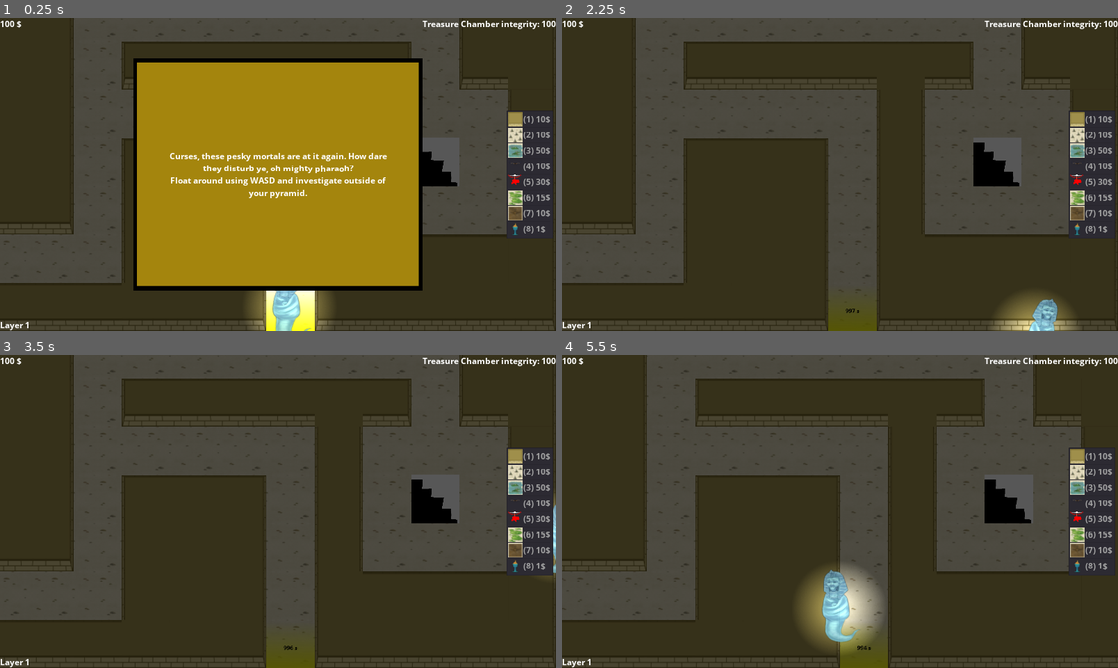
Above: before the commit, frames 1-4 (two rows, left to right).
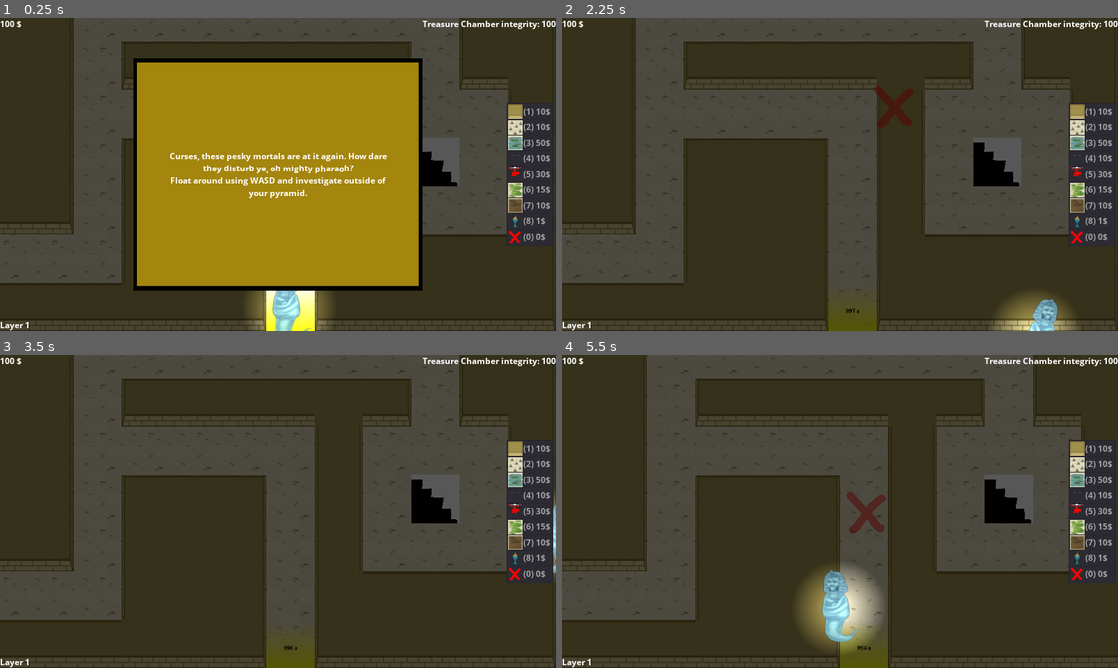
Above: after the commit, the same moments.

Repository: Solid-Squid-Contingent/LD-48
Game: Godot game, scene res://scenes/Game.tscn
The game is run twice, just before and just after one commit, with the same random seed, the same clock (stepped at 60 frames per second) and the same inputs.
Inputs (mouse positions are in pixels of both pictures, inside the frame that each line leads up to):
- Up to frame 1 (0.25 s): no input
- Up to frame 2 (2.25 s): tap Enter at 0.5 s; move the mouse to (962, 158) at 0.52 s; press the mouse at (962, 158) at 0.53 s; hold D (right) 0.53-1.28 s; right-click (962, 158) at 0.8 s; move the mouse to (728, 190) at 1.27 s; release the mouse at (728, 190) at 1.28 s; hold S (down) 1.28-2.03 s; right-click (728, 190) at 1.35 s; click (728, 190) at 1.42 s; tap 0 at 1.55, 2.1 s; tap Space at 2 s; move the mouse to (895, 105) at 2.02 s; hold D (right) from 2.03 s (still down); click (895, 105) at 2.17 s
- Up to frame 3 (3.5 s): tap 1 at 2.3, 2.85 s; move the mouse to (250, 574) at 2.77 s; release D (right) at 2.78 s; hold W (up) from 2.78 s (still down); click (250, 574) at 2.92 s; tap 9 at 3.05 s
- Up to frame 4 (5.5 s): move the mouse to (1006, 558) at 3.52 s; release W (up) at 3.53 s; press the mouse at (1006, 558) at 3.53 s; hold A (left) 3.53-5.03 s; tap 9 at 3.6 s; move the mouse to (673, 464) at 4.27 s; release the mouse at (673, 464) at 4.28 s; click (673, 464) at 4.35 s; right-click (673, 464) at 4.55 s; move the mouse to (867, 511) at 5.02 s; hold S (down) from 5.03 s (still down); hold Right mouse button (interact) from 5.03 s (still down); click (867, 511) at 5.17 s; tap 0 at 5.3 s

The runs differ from the first frame. In frame 1, 1.6% of the frame differs, in the area x 91-100%, y 27-73%; in frame 2, 2.0%; in frame 3, 1.7%; in frame 4, 2.1%, in the area x 51-99%, y 27-73%.

Commit message:
Stuff

Diff:
--- a/scenes/Game.tscn
+++ b/scenes/Game.tscn
@@ -1,21 +1,21 @@
 [gd_scene load_steps=14 format=2]
 
-[ext_resource path="res://scenes/UI.tscn" type="PackedScene" id=1]
-[ext_resource path="res://resources/fonts/OpenSans-Bold.tres" type="DynamicFont" id=2]
-[ext_resource path="res://scripts/WaveScreen.gd" type="Script" id=3]
-[ext_resource path="res://resources/graphics/traps/no_money.png" type="Texture" id=4]
-[ext_resource path="res://scenes/EnemyInfo.tscn" type="PackedScene" id=5]
-[ext_resource path="res://scenes/Player.tscn" type="PackedScene" id=6]
-[ext_resource path="res://scenes/EnemySpawner.tscn" type="PackedScene" id=7]
+[ext_resource path="res://scripts/Game.gd" type="Script" id=1]
+[ext_resource path="res://scripts/WaveScreen.gd" type="Script" id=2]
+[ext_resource path="res://scripts/Textbox.gd" type="Script" id=3]
+[ext_resource path="res://scripts/CurrentItemPreview.gd" type="Script" id=4]
+[ext_resource path="res://resources/fonts/OpenSans-Bold.tres" type="DynamicFont" id=5]
+[ext_resource path="res://resources/graphics/ui/textbox.png" type="Texture" id=6]
+[ext_resource path="res://resources/graphics/traps/no_money.png" type="Texture" id=7]
 [ext_resource path="res://resources/graphics/ui/WavesScreen.png" type="Texture" id=8]
+[ext_resource path="res://scenes/EnemySpawner.tscn" type="PackedScene" id=9]
 [ext_resource path="res://scenes/PyramidLevel.tscn" type="PackedScene" id=10]
-[ext_resource path="res://scripts/Game.gd" type="Script" id=12]
-[ext_resource path="res://scripts/CurrentItemPreview.gd" type="Script" id=13]
-[ext_resource path="res://scripts/Textbox.gd" type="Script" id=14]
-[ext_resource path="res://resources/graphics/ui/textbox.png" type="Texture" id=16]
+[ext_resource path="res://scenes/EnemyInfo.tscn" type="PackedScene" id=11]
+[ext_resource path="res://scenes/Player.tscn" type="PackedScene" id=12]
+[ext_resource path="res://scenes/UI.tscn" type="PackedScene" id=13]
 
 [node name="Game" type="Node2D"]
-script = ExtResource( 12 )
+script = ExtResource( 1 )
 
 [node name="PyramidLevel0" parent="." instance=ExtResource( 10 )]
 visible = true
--- a/scripts/CurrentItemPreview.gd
+++ b/scripts/CurrentItemPreview.gd
@@ -73,6 +73,13 @@
 		currentItem.position = position
 		currentItem.rotation = rotation
 		checkMoneyIndicator()
+	elif player.mode == player.MODES.REMOVING:
+		show()
+		texture = preload("res://resources/graphics/misc/Remove.png")
+		position = get_global_mouse_position()
+		modulate = Color.white
+		modulate.a = 0.5
+		$NoMoneyIndicator.visible = false
 	else:
 		hide()
 
--- a/scripts/ItemList.gd
+++ b/scripts/ItemList.gd
@@ -50,9 +50,13 @@
 		newItem.free()
 		i += 1
 
+	add_item("(0) 0$", preload("res://resources/graphics/misc/Remove.png"))
+
 func _on_ItemList_item_selected(index):
 	if player.currentItemIndex == index:
 		player.setCurrentItem(null, -1)
+	elif index == selectableScenes.size():
+		player.toggleRemoveMode()
 	else:
 		player.setCurrentItem(selectableScenes[index].instance(), index)
 	unselect_all()
@@ -69,7 +73,7 @@
 			else:
 				player.setCurrentItem(selectableScenes[index].instance(), index)
 		elif event.scancode == KEY_0:
-			player.setCurrentItem(null, -1)
+			player.toggleRemoveMode()
 
 func _on_UI_allEnemiesDead():
 	progress += 1
--- a/scripts/Player.gd
+++ b/scripts/Player.gd
@@ -16,7 +16,8 @@
 
 enum MODES{
 	DEFAULT,
-	CONNECTING_TRAPS
+	CONNECTING_TRAPS,
+	REMOVING
 }
 
 var velocity = Vector2()
@@ -90,8 +91,9 @@
 
 func _input(event):
 	if event.is_action_pressed("build"):
-		if currentItem == null :
-			layout.freeItemAt(get_global_mouse_position())
+		if currentItem == null:
+			if mode == MODES.REMOVING:
+				layout.freeItemAt(get_global_mouse_position())
 		elif canPlaceCurrentItem:
 			placeItem(currentItem)
 	elif event.is_action_pressed("interact"):
@@ -170,12 +172,24 @@
 		position.x = clamp(position.x, topLeftMapCorner.x, bottomRightMapCorner.x)
 		position.y = clamp(position.y, topLeftMapCorner.y, bottomRightMapCorner.y)
 
-func setCurrentItem(item, index):
+func setCurrentItemKeepMode(item, index):
 	if currentItem:
 		currentItem.free()
 	currentItem = item
 	currentItemIndex = index
 
+func setCurrentItem(item, index):
+	setCurrentItemKeepMode(item, index)
+	if mode == MODES.REMOVING:
+		mode = MODES.DEFAULT
+
+func toggleRemoveMode():
+	setCurrentItemKeepMode(null ,-1)
+	if mode == MODES.REMOVING:
+		mode = MODES.DEFAULT
+	else:
+		mode = MODES.REMOVING
+
 func getCurrentItem():
 	return currentItem
 
Not shown, added: resources/graphics/button.png.import
Binary file added: resources/graphics/misc/Remove.png
Not shown, added: resources/graphics/misc/Remove.png.import
Not shown, added: resources/graphics/textbox.png.import
Not shown, added: resources/graphics/textbox1.png.import
Not shown: 7 places in scenes/Game.tscn that only renumber resources
